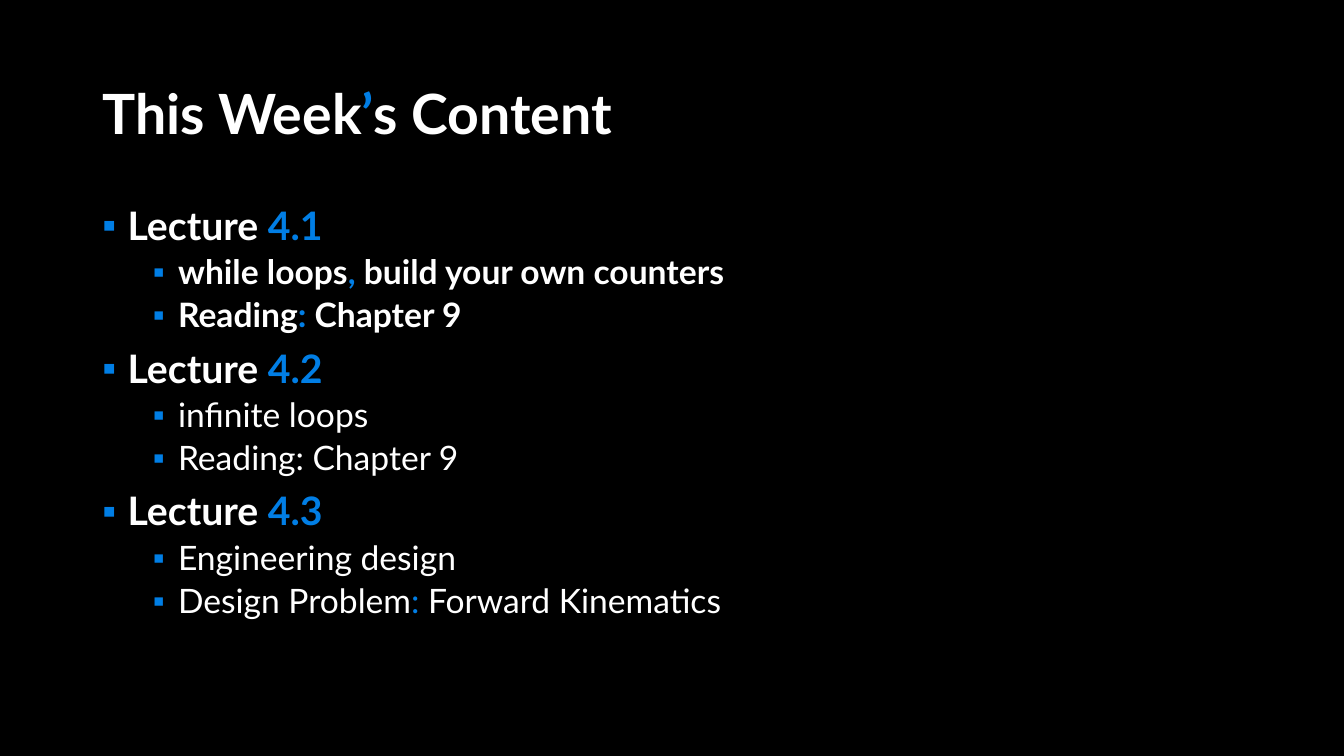
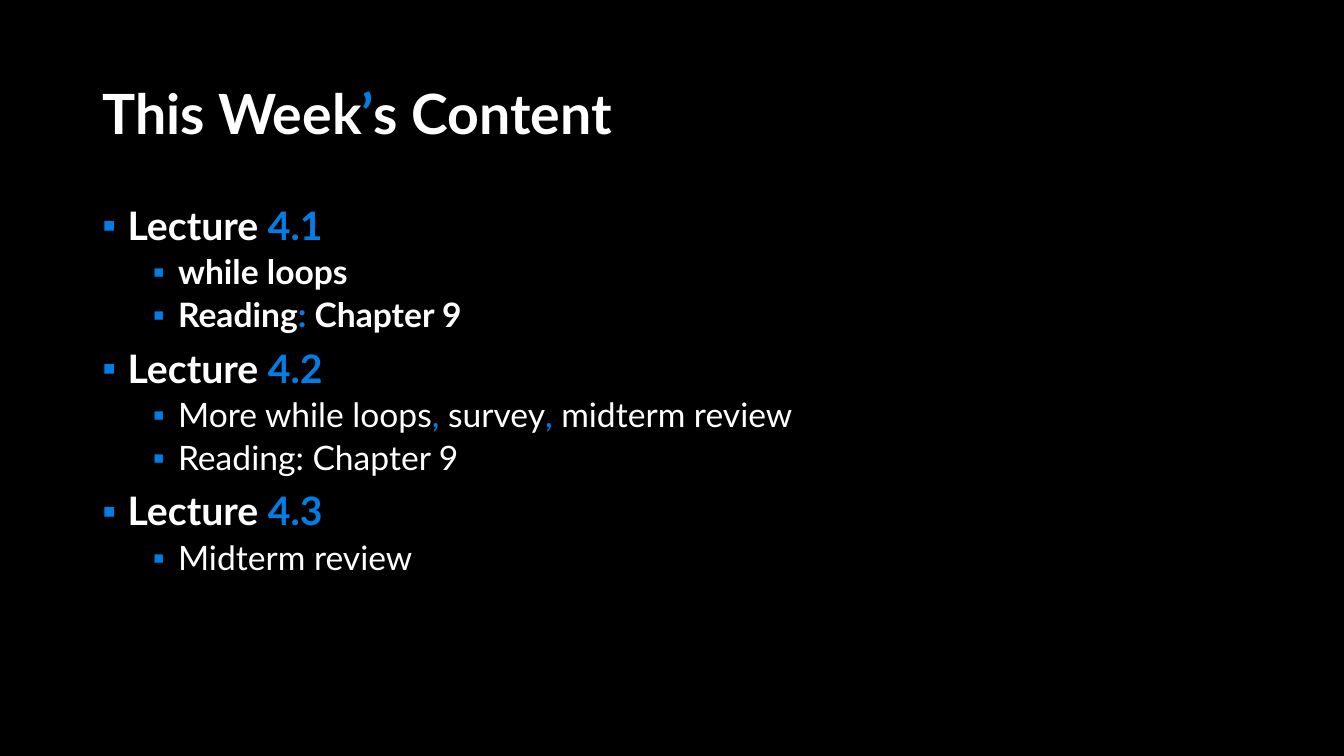
Before and after one commit to APS106/APS106-winter-2022-material, a slide deck: slide 2 of lectures/week4/lecture1/slides/week4_lecture1.pptx. Drawn at 1344x756 pixels with LibreOffice and Linux fonts; fonts in the diff are those of the drawing; background and template pictures are left out. Boxes give left, top, right and bottom in pixels: in the first picture for what was removed or moved away, otherwise in the second. Text is boxed around its words. In the diff, an @@ line names an element or a change of style, - is before the commit and + after.

Commit message:
- week 4

```diff
--- a/lectures/week4/lecture1/slides/week4_lecture1.pptx
+++ b/lectures/week4/lecture1/slides/week4_lecture1.pptx
@@ text at [178, 259, 348, 290]: text changed @@
-  ▪ while loops, build your own counters
+  ▪ while loops
@@ text at [178, 402, 792, 433]: text changed @@
-  ▪ infinite loops
+  ▪ More while loops, survey, midterm review
@@ text at [178, 545, 412, 571]: text changed @@
-  ▪ Engineering design
-  ▪ Design Problem: Forward Kinematics
+  ▪ Midterm review
```
Also in this commit, not shown: 8 other slides changed, 12 slides added, 3 other files.
